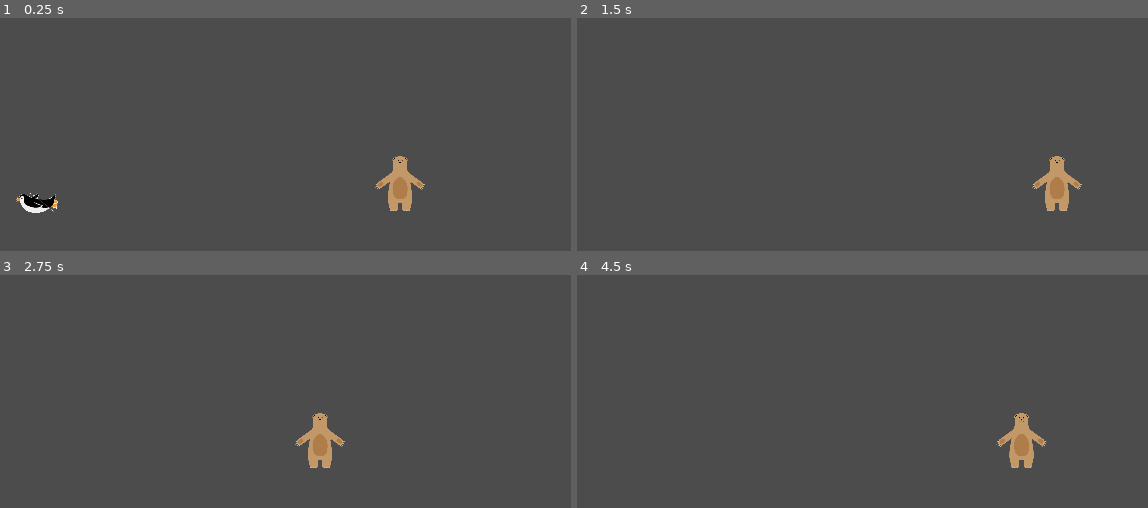
Above: before the commit, frames 1-4 (two rows, left to right).
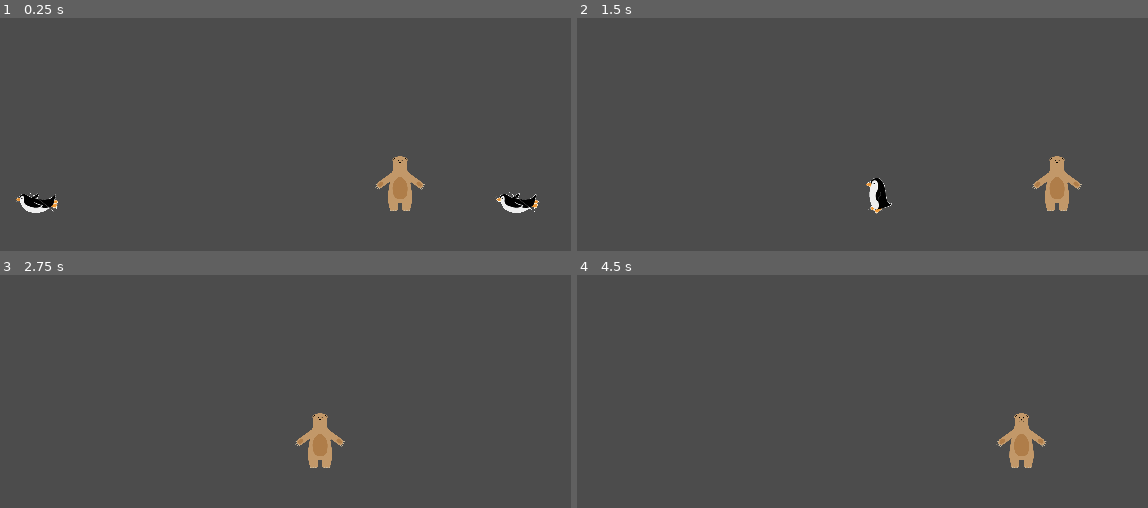
Above: after the commit, the same moments.

Repository: lendroit/ice-bear
Game: Godot game, scene res://World.tscn
The game is run twice, just before and just after one commit, with the same random seed, the same clock (stepped at 60 frames per second) and the same inputs.
Inputs:
- Up to frame 1 (0.25 s): no input
- Up to frame 2 (1.5 s): hold Right (walk_right) from 0.53 s (still down); tap Space (jump) at 0.77 s
- Up to frame 3 (2.75 s): tap Space (jump) at 1.52 s; release Right (walk_right) at 2.03 s; hold Left (walk_left) from 2.03 s (still down)
- Up to frame 4 (4.5 s): release Left (walk_left) at 2.78 s; hold Right (walk_right) 2.78-4.28 s; tap Space (jump) at 3.02, 3.77 s; tap Enter at 4.25 s; hold Left (walk_left) from 4.28 s (still down)

The runs differ from the first frame. In frame 1, 0.4% of the frame differs, in the area x 86-95%, y 74-84%; in frame 2, 0.4%, in the area x 50-56%, y 68-85%; in frame 3, less than 0.1%; in frame 4, less than 0.1%.

Commit message:
add hurting collision logic to enemy/player interraction

Diff:
--- a/Enemy/Enemy.gd
+++ b/Enemy/Enemy.gd
@@ -73,7 +73,6 @@
 	match state:
 		IDLE:
 			state = choose([WALK, NEW_DIRECTION])
-
 		WALK:
 			state = IDLE
 
--- a/Enemy/Enemy.tscn
+++ b/Enemy/Enemy.tscn
@@ -126,7 +126,7 @@
 
 [node name="Sprite" type="AnimatedSprite" parent="."]
 position = Vector2( 0, -23 )
-rotation = -0.270244
+rotation = -0.266695
 scale = Vector2( 0.08, 0.08 )
 frames = SubResource( 1 )
 frame = 1
@@ -178,8 +178,19 @@
 [node name="AnimationPlayer" type="AnimationPlayer" parent="."]
 anims/Idle = SubResource( 4 )
 anims/Walking = SubResource( 5 )
+
+[node name="HitBox" type="Area2D" parent="."]
+collision_layer = 2147484672
+collision_mask = 1024
+
+[node name="HitBoxCollider" type="CollisionShape2D" parent="HitBox"]
+position = Vector2( 1, -13 )
+rotation = 1.5708
+scale = Vector2( 1.3, 1.75 )
+shape = SubResource( 2 )
 [connection signal="body_exited" from="LeftCliffDetector" to="." method="_on_LeftCliffDetector_body_exited"]
 [connection signal="body_entered" from="LeftWallDetector" to="." method="_on_LeftWallDetector_body_entered"]
 [connection signal="body_exited" from="RightCliffDetector" to="." method="_on_RightCliffDetector_body_exited"]
 [connection signal="body_entered" from="RightWallDetector" to="." method="_on_RightWallDetector_body_entered"]
 [connection signal="timeout" from="WalkingTimer" to="." method="_on_WalkingTimer_timeout"]
+[connection signal="area_shape_entered" from="HitBox" to="." method="_on_HitBox_area_shape_entered"]
--- a/Player.gd
+++ b/Player.gd
@@ -88,3 +88,6 @@
 		velocity.x = lerp(velocity.x, 0, friction)
 
 	velocity = move_and_slide(velocity, Vector2.UP)
+
+func _on_HurtBox_area_shape_entered(area_id, area, area_shape, self_shape):
+	print("Aie !")
--- a/Player.tscn
+++ b/Player.tscn
@@ -6,6 +6,9 @@
 [sub_resource type="CapsuleShape2D" id=1]
 radius = 16.0834
 height = 27.3443
+
+[sub_resource type="RectangleShape2D" id=2]
+extents = Vector2( 30.598, 35.3897 )
 
 [node name="Player" type="KinematicBody2D"]
 script = ExtResource( 2 )
@@ -30,3 +33,12 @@
 rotation = 1.5708
 shape = SubResource( 1 )
 disabled = true
+
+[node name="HurtBox" type="Area2D" parent="."]
+collision_layer = 1024
+collision_mask = 1024
+
+[node name="CollisionShape2D" type="CollisionShape2D" parent="HurtBox"]
+position = Vector2( -0.353546, -8.13173 )
+shape = SubResource( 2 )
+[connection signal="area_shape_entered" from="HurtBox" to="." method="_on_HurtBox_area_shape_entered"]
--- a/World.tscn
+++ b/World.tscn
@@ -38,3 +38,6 @@
 
 [node name="Enemy" parent="." instance=ExtResource( 2 )]
 position = Vector2( -279.609, 8.378 )
+
+[node name="Enemy2" parent="." instance=ExtResource( 2 )]
+position = Vector2( 335.5, 10.6229 )
Not shown: 1 places in Player.tscn that only renumber resources
